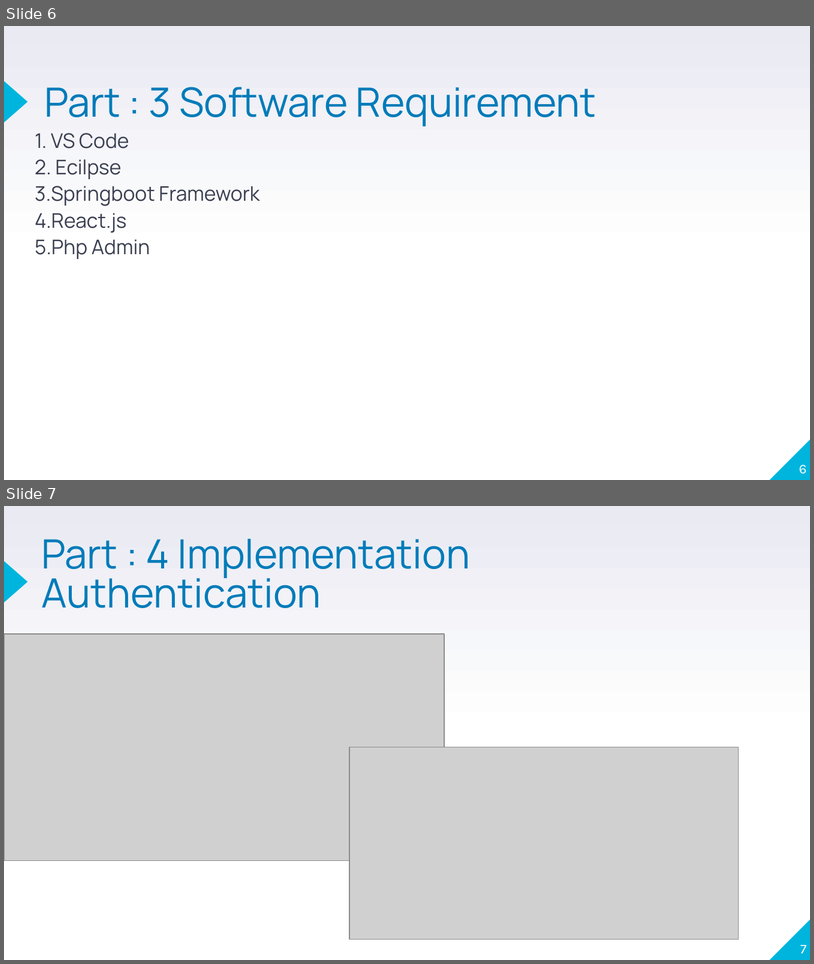
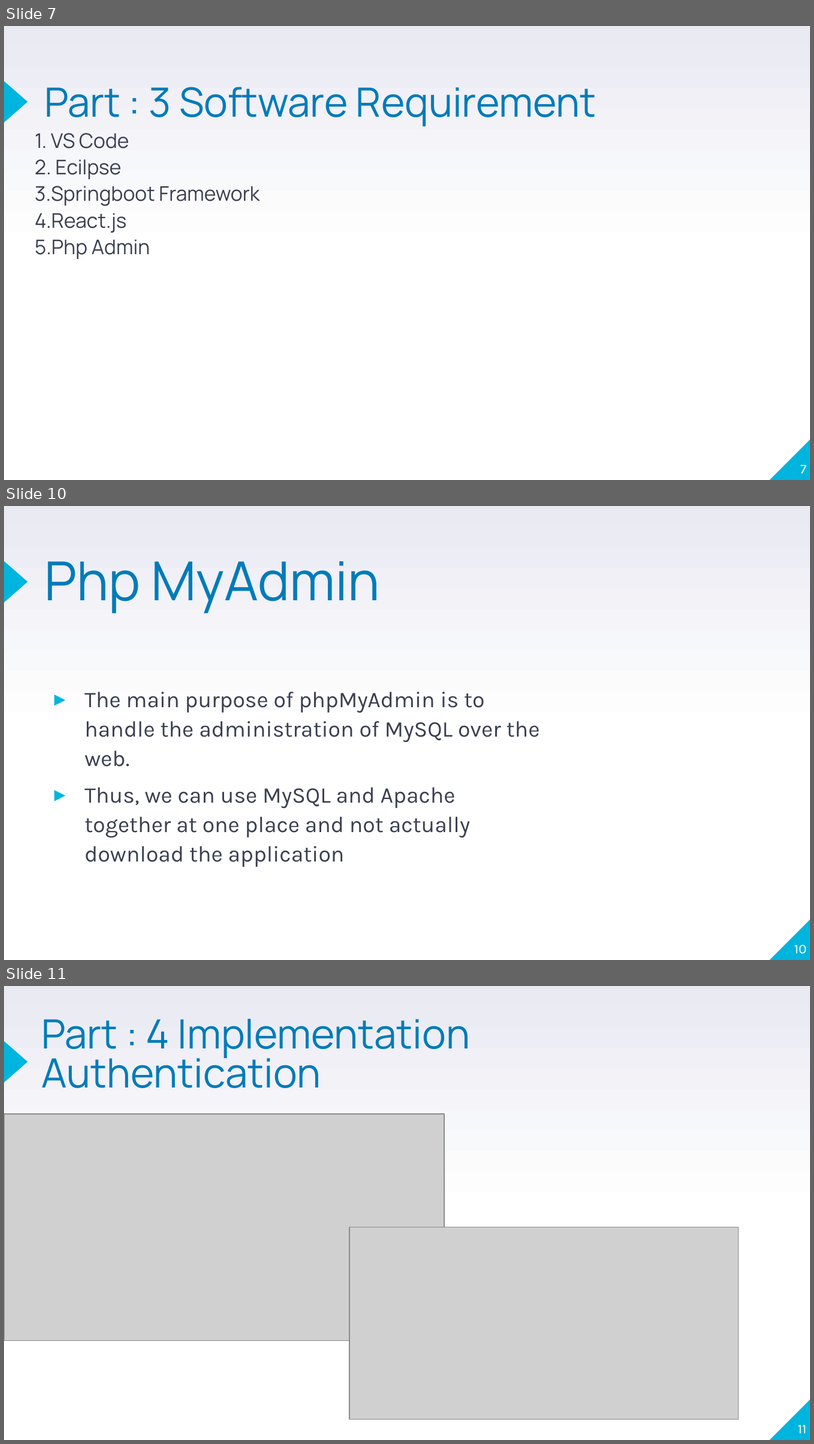
Before and after one commit to mitee163/CIS634_FinalProject_TSM, a slide deck: Documentation/Presentation.pptx. Shown one above the other, each under a label of ours: slides 6 and 7 before the commit, slides 7, 10 and 11 after it; the slides between them are not shown. The pictures are 814x964 and 814x1444 pixels, drawn with LibreOffice and Linux fonts; fonts in the diff are those of the drawing; grey boxes stand for pictures. Boxes give left, top, right and bottom in pixels: in the first picture for what was removed or moved away, otherwise in the second. Text is boxed around its words. In the diff, an @@ line names an element or a change of style, - is before the commit and + after.

Commit message:
Final Documentation
The documents are completed. Please go through the documents and then I will submit it to the Main Directory.

```diff
--- a/Documentation/Presentation.pptx
+++ b/Documentation/Presentation.pptx
@@ slide 10 added at bbox=[4, 506, 810, 960], background gradient #FFFFFF to #E9EAF2; not listed: 2 template elements that a slide beside it also shows @@
@@ title added at bbox=[44, 561, 380, 613], 48 pt, text #007BB9 @@
+Php MyAdmin
@@ text added at bbox=[84, 691, 540, 867], 20 pt, text #3A3F50 @@
+▸ The main purpose of phpMyAdmin is to handle the administration of MySQL over the web.
+▸ Thus, we can use MySQL and Apache together at one place and not actually download the application
@@ page number added at bbox=[795, 944, 807, 954], 12 pt, text #FFFFFF @@
+10
@@ what was slide 6 is now slide 7 @@
@@ page number at bbox=[801, 465, 807, 473]: text changed @@
-6
+7
@@ what was slide 7 is now slide 11 @@
@@ page number at bbox=[798, 1425, 807, 1433]: text changed @@
-7
+11
```
Also in this commit, not shown: 1 slide changed, 6 other slides added, 3 other files.
